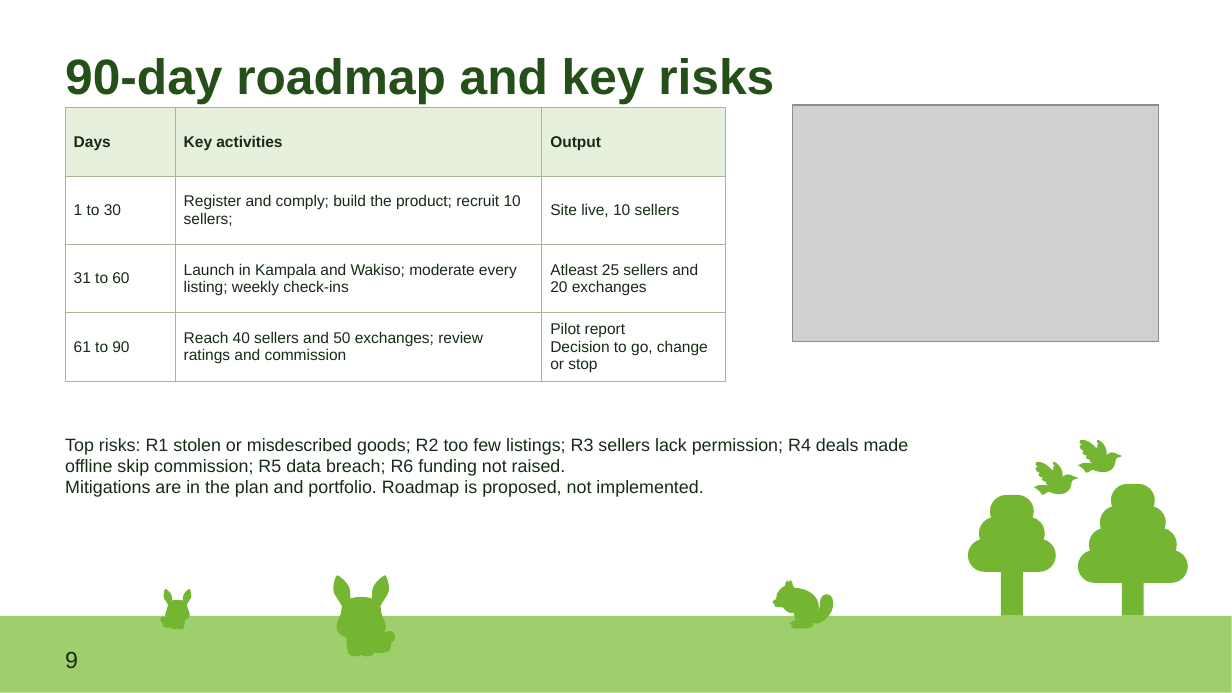
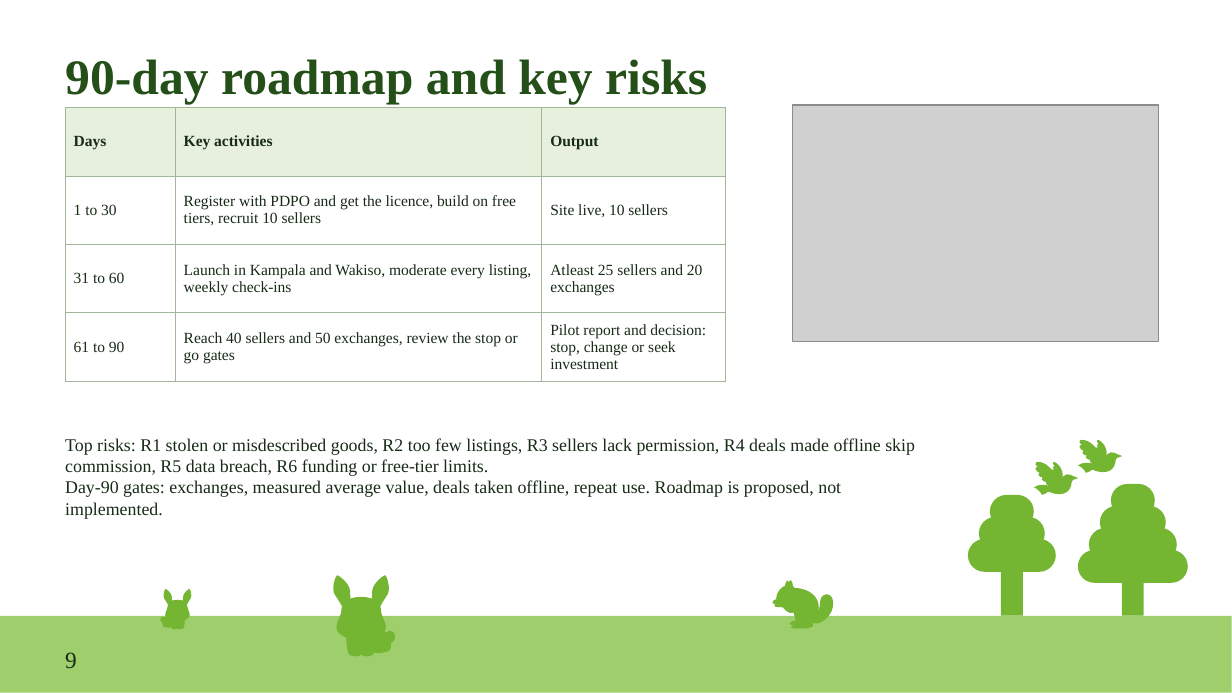
Before and after one commit to ejr-arch/jengaConnect, a slide deck: slide 9 of docs/week3/IST2106_Group06_Phase3_JengaConnect_Venture_Plan.pptx. Drawn at 1232x693 pixels with LibreOffice and Linux fonts; fonts in the diff are those of the drawing; grey boxes stand for pictures. Boxes give left, top, right and bottom in pixels: in the first picture for what was removed or moved away, otherwise in the second. Text is boxed around its words. In the diff, an @@ line names an element or a change of style, - is before the commit and + after.

```diff
--- a/docs/week3/IST2106_Group06_Phase3_JengaConnect_Venture_Plan.pptx
+++ b/docs/week3/IST2106_Group06_Phase3_JengaConnect_Venture_Plan.pptx
@@ text "90-day roadmap and key risks" at (65,59,707,104): font Arial to Times New Roman @@
@@ table at (65,107,724,381) @@
-row 2, column 2: Register and comply; build the product; recruit 10 sellers;
+row 2, column 2: Register with PDPO and get the licence, build on free tiers, recruit 10 sellers
-row 3, column 2: Launch in Kampala and Wakiso; moderate every listing; weekly check-ins
+row 3, column 2: Launch in Kampala and Wakiso, moderate every listing, weekly check-ins
-row 4, column 2: Reach 40 sellers and 50 exchanges; review ratings and commission
+row 4, column 2: Reach 40 sellers and 50 exchanges, review the stop or go gates
-row 4, column 3: Pilot report / Decision to go, change or stop
+row 4, column 3: Pilot report and decision: stop, change or seek investment
@@ font Arial to Times New Roman in "Days", "Key activities", "Output", "1 to 30" and 4 more places @@
@@ text at (65,438,915,519): text changed; font Arial to Times New Roman @@
-Top risks: R1 stolen or misdescribed goods; R2 too few listings; R3 sellers lack permission; R4 deals made offline skip commission; R5 data breach; R6 funding not raised.
-Mitigations are in the plan and portfolio. Roadmap is proposed, not implemented.
+Top risks: R1 stolen or misdescribed goods, R2 too few listings, R3 sellers lack permission, R4 deals made offline skip commission, R5 data breach, R6 funding or free-tier limits.
+Day-90 gates: exchanges, measured average value, deals taken offline, repeat use. Roadmap is proposed, not implemented.
@@ text "9" at (65,652,77,668): font Arial to Times New Roman @@
```
Also in this commit, not shown: 8 other slides changed, 1 slide added, 1 slide removed, 17 other files.
